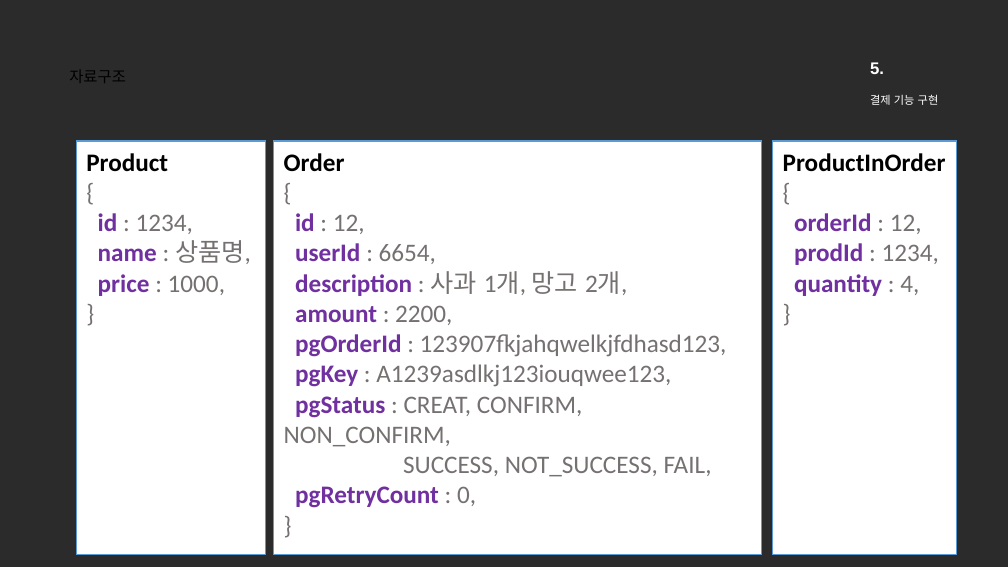
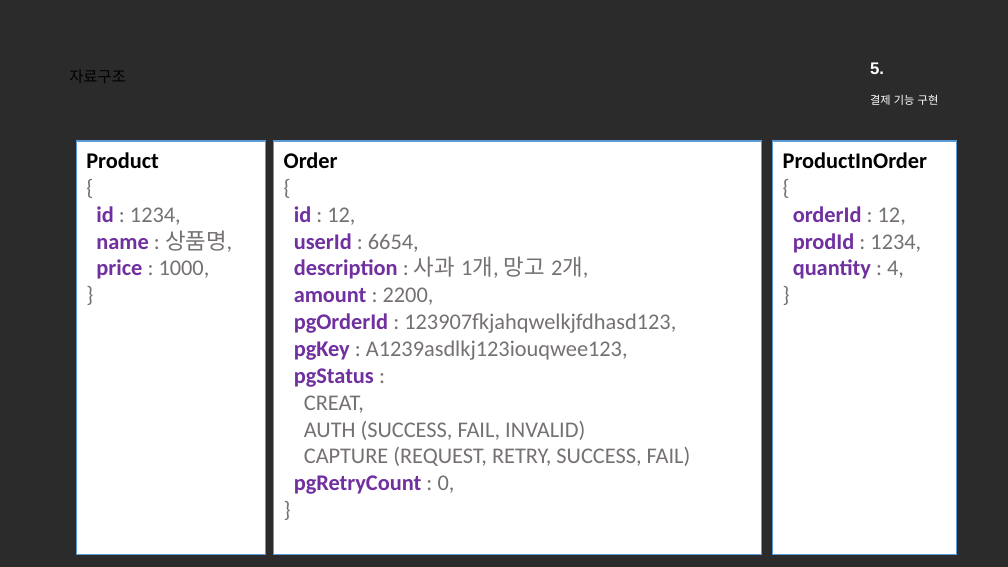
Before and after one commit to nayasis/fastcampus-hyper-webflux, a slide deck: slide 24 of 99.ppt/[Ch4-7. 결제 서비스 구현.pptx. Drawn at 1008x567 pixels with LibreOffice and Linux fonts; fonts in the diff are those of the drawing; background and template pictures are left out; a plain dark background stands for a picture behind light text. Boxes give left, top, right and bottom in pixels: in the first picture for what was removed or moved away, otherwise in the second. Text is boxed around its words. In the diff, an @@ line names an element or a change of style, - is before the commit and + after.

```diff
--- a/99.ppt/[Ch4-7. 결제 서비스 구현.pptx
+++ b/99.ppt/[Ch4-7. 결제 서비스 구현.pptx
@@ rectangle "Product" at <box>77,141,266,554</box>: size 18 to 16 pt @@
@@ rectangle "ProductInOrder" at <box>773,141,957,554</box>: size 18 to 16 pt @@
@@ text in rectangle at <box>284,152,676,494</box>: size 18 to 16 pt in "Order", "{", "id : 12,", "userId : 6654," and 6 more places @@
@@ text in rectangle at <box>294,368,691,466</box>: text changed; size 18 to 16 pt @@
-pgStatus : CREAT, CONFIRM, NON_CONFIRM,
-SUCCESS, NOT_SUCCESS, FAIL,
+pgStatus :
+CREAT,
+AUTH (SUCCESS, FAIL, INVALID)
+CAPTURE (REQUEST, RETRY, SUCCESS, FAIL)
```
Also in this commit, not shown: 2 other slides changed.
